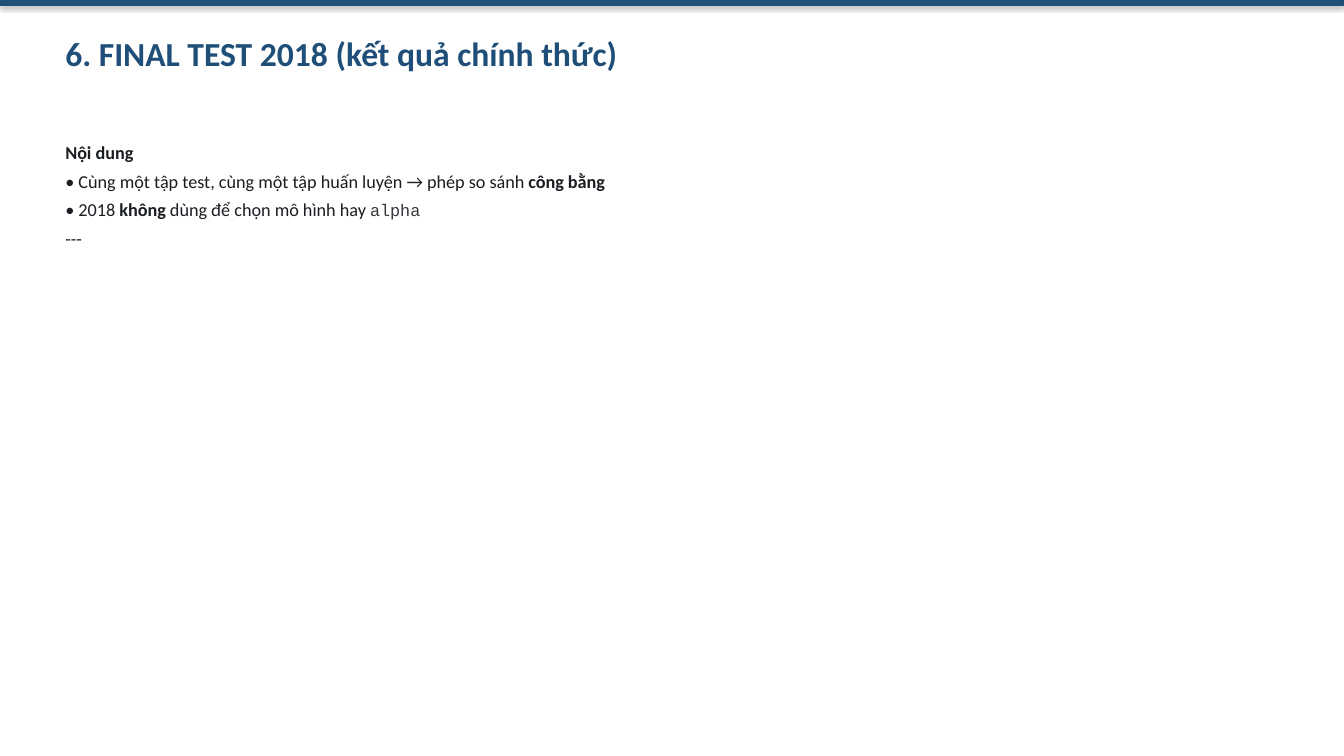
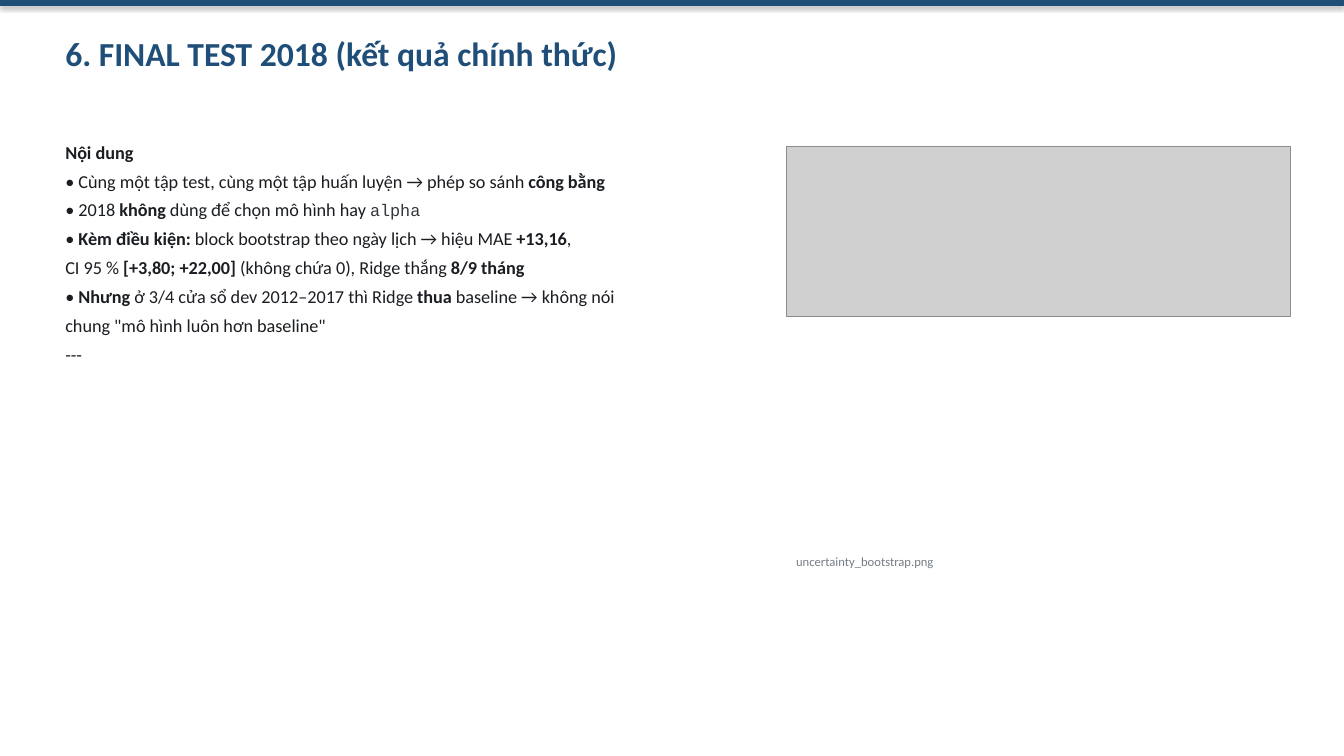
Before and after one commit to laivannha0202/DU-BAO-LUU-LUONG-GIAO-THONG-VOI-CHIA-TAP-THEO-THOI-GIAN, a slide deck: slide 7 of release/slides.pptx. Drawn at 1344x756 pixels with LibreOffice and Linux fonts; fonts in the diff are those of the drawing; grey boxes stand for pictures. Boxes give left, top, right and bottom in pixels: in the first picture for what was removed or moved away, otherwise in the second. Text is boxed around its words. In the diff, an @@ line names an element or a change of style, - is before the commit and + after.

```diff
--- a/release/slides.pptx
+++ b/release/slides.pptx
@@ picture added at (786, 146, 1291, 317) @@
@@ text at (65, 231, 614, 335): paragraphs added @@
+• Kèm điều kiện: block bootstrap theo ngày lịch → hiệu MAE +13,16,
+CI 95 % [+3,80; +22,00] (không chứa 0), Ridge thắng 8/9 tháng
+• Nhưng ở 3/4 cửa sổ dev 2012–2017 thì Ridge thua baseline → không nói
+chung "mô hình luôn hơn baseline"
@@ text added at (796, 557, 933, 568), 9 pt, text #767D87 @@
+uncertainty_bootstrap.png
```
Also in this commit, not shown: 5 other slides changed, 9 other files.
